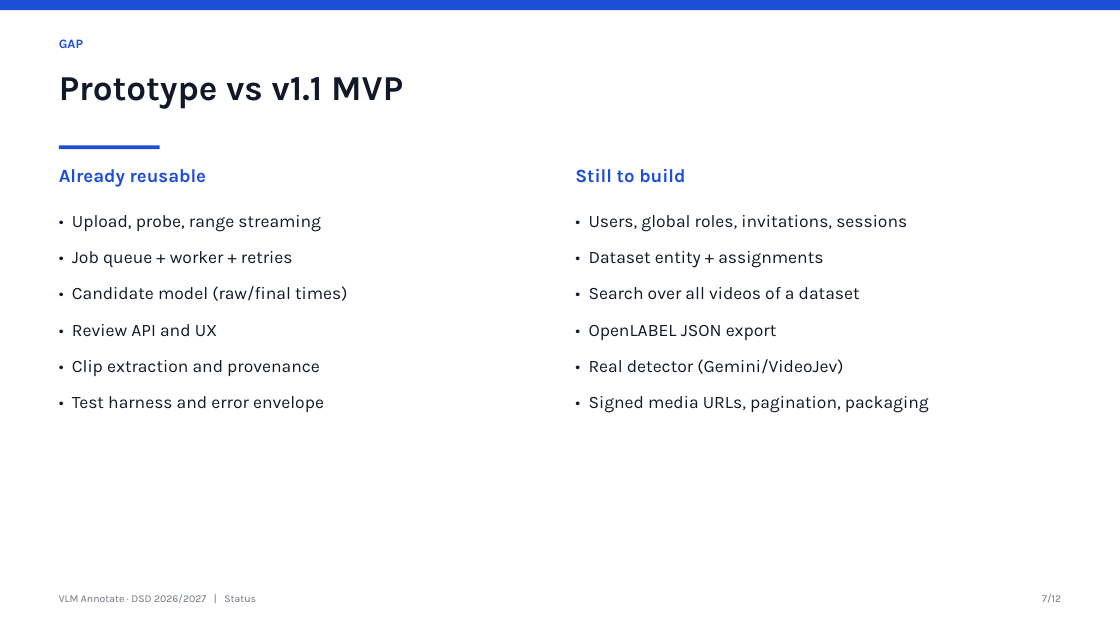
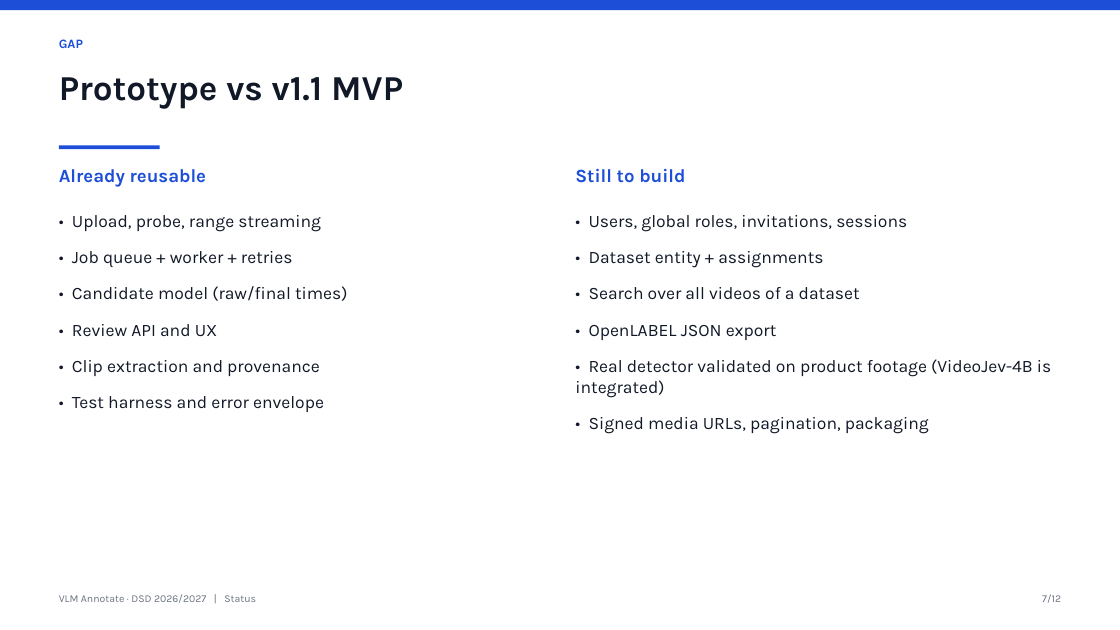
Before and after one commit to aslsumen/DSD---VLM-Annotate, a slide deck: slide 7 of presentations/03-status.pptx. Drawn at 1120x630 pixels with LibreOffice and Linux fonts; fonts in the diff are those of the drawing. Boxes give left, top, right and bottom in pixels: in the first picture for what was removed or moved away, otherwise in the second. Text is boxed around its words. In the diff, an @@ line names an element or a change of style, - is before the commit and + after.

Commit message:
docs: add min_event_score 0.5 Charades validation results, fix processing-time ratio, regenerate status deck
The earlier '1.3x video duration' was inverted: 22.6 s per ~30 s video is about 0.75x the duration.
Scan + refine (what the product adapter runs) is 0.66x at the new default.

```diff
--- a/presentations/03-status.pptx
+++ b/presentations/03-status.pptx
@@ text at [575, 359, 1051, 398]: text changed @@
-• Real detector (Gemini/VideoJev)
+• Real detector validated on product footage (VideoJev-4B is integrated)
```
Also in this commit, not shown: 7 other slides changed, 12 other files.
